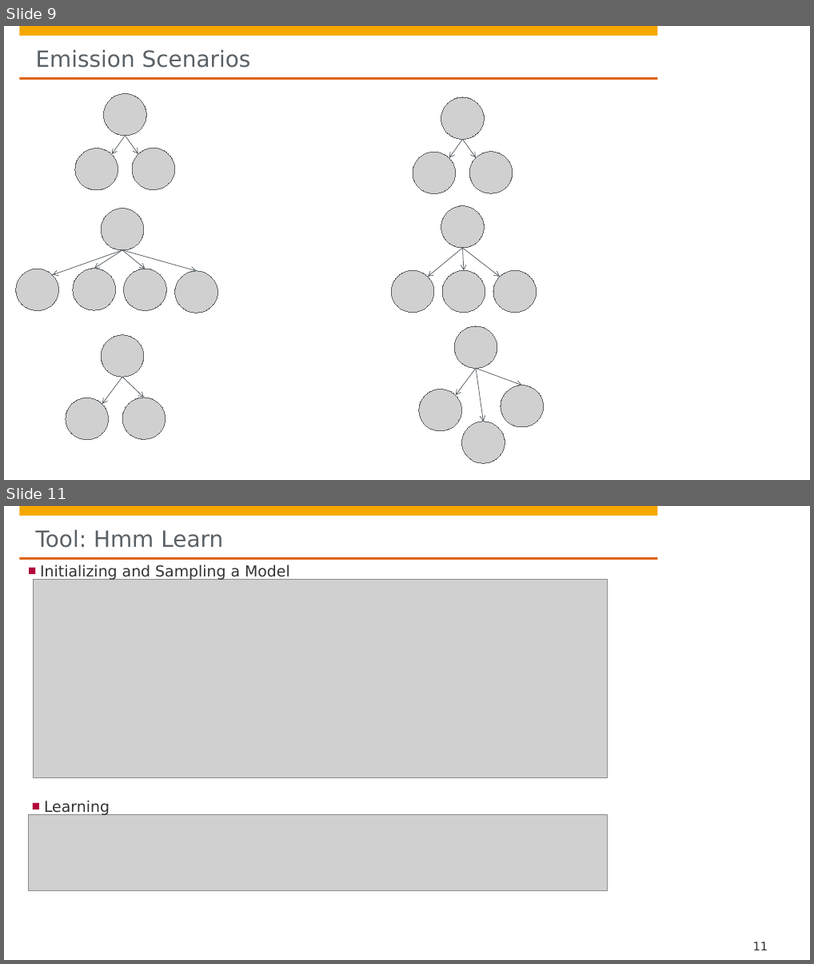
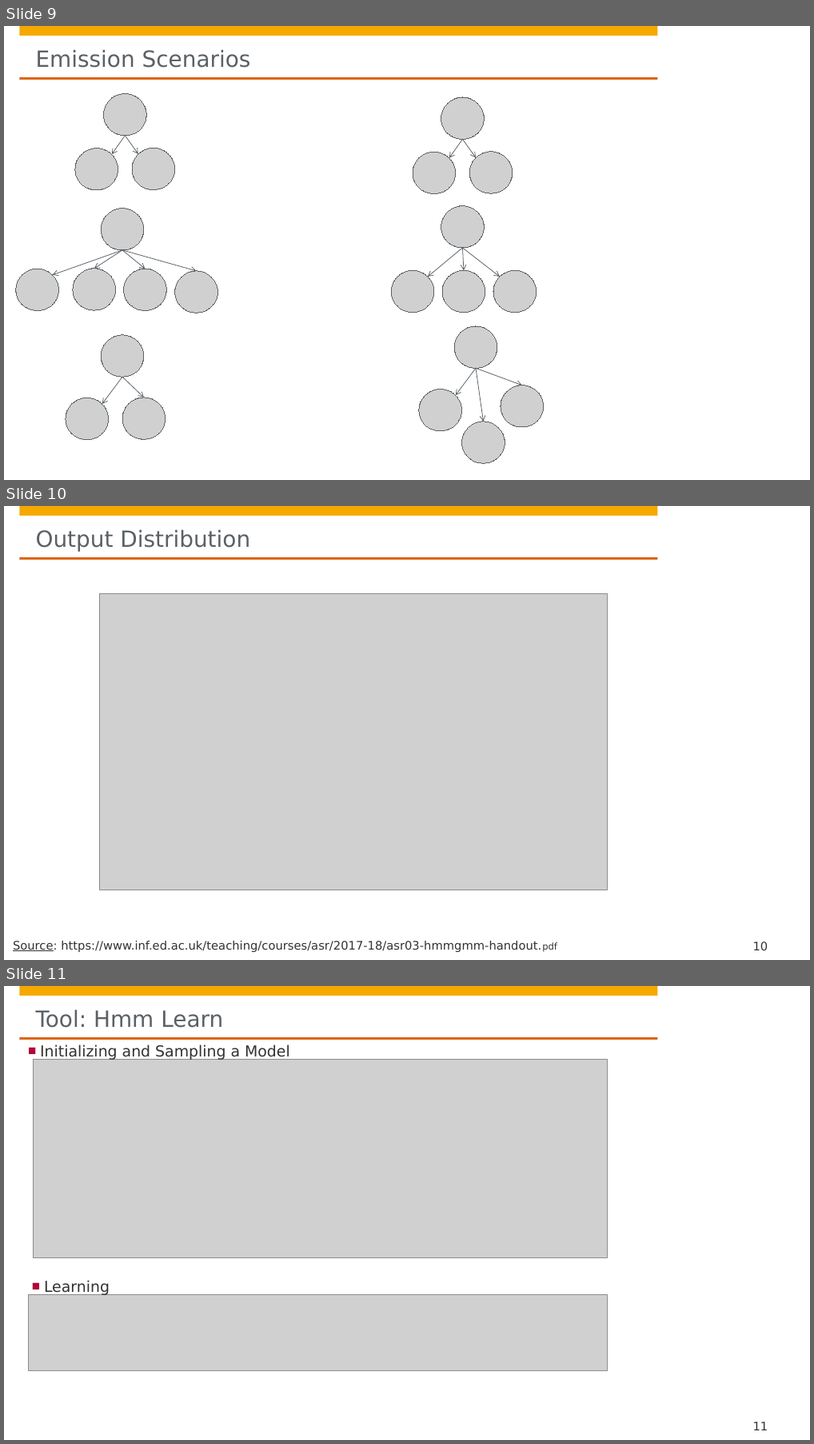
Before and after one commit to hpi-sam/HMM-Learning4SAS, a slide deck: projects/HMM/P2 - Hidden Markov Model.pptx. Shown one above the other, each under a label of ours: slides 9 and 11 before the commit, slides 9, 10 and 11 after it; the slides between them are not shown. The pictures are 814x964 and 814x1444 pixels, drawn with LibreOffice and Linux fonts; fonts in the diff are those of the drawing; grey boxes stand for pictures; background and template pictures are left out. Boxes give left, top, right and bottom in pixels: in the first picture for what was removed or moved away, otherwise in the second. Text is boxed around its words. In the diff, an @@ line names an element or a change of style, - is before the commit and + after.

```diff
--- a/projects/HMM/P2 - Hidden Markov Model.pptx
+++ b/projects/HMM/P2 - Hidden Markov Model.pptx
@@ slide 10 added at box(4, 506, 810, 960), background #FFFFFF; not listed: 4 template elements that a slide beside it also shows @@
@@ title added at box(36, 530, 250, 552), 26.7 pt, text #5A6166 @@
+Output Distribution
@@ picture added at box(99, 594, 607, 889) @@
@@ text added at box(13, 940, 558, 952), 14 pt, text #323232 @@
+Source: https://www.inf.ed.ac.uk/teaching/courses/asr/2017-18/asr03-hmmgmm-handout.pdf
@@ page number added at box(754, 941, 769, 950), 14 pt, text #323232 @@
+10
```
Also in this commit, not shown: 1 slide removed.
